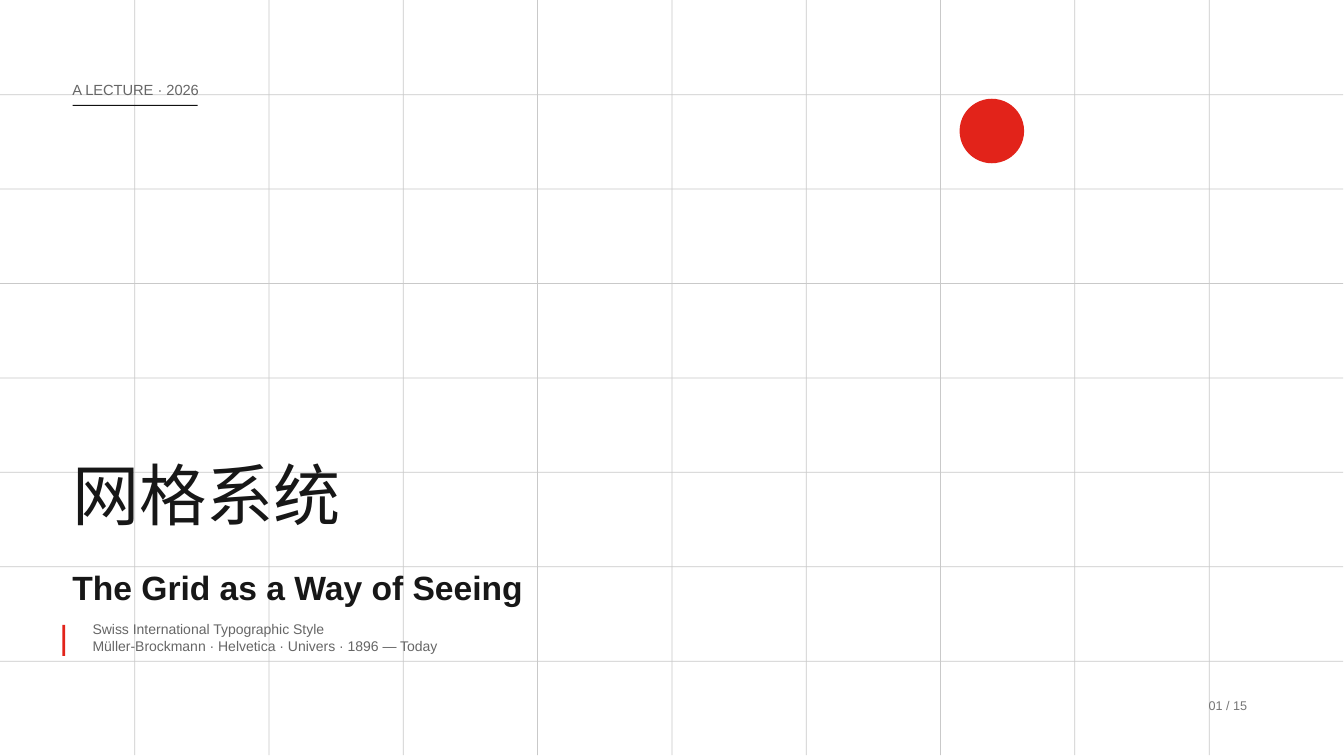
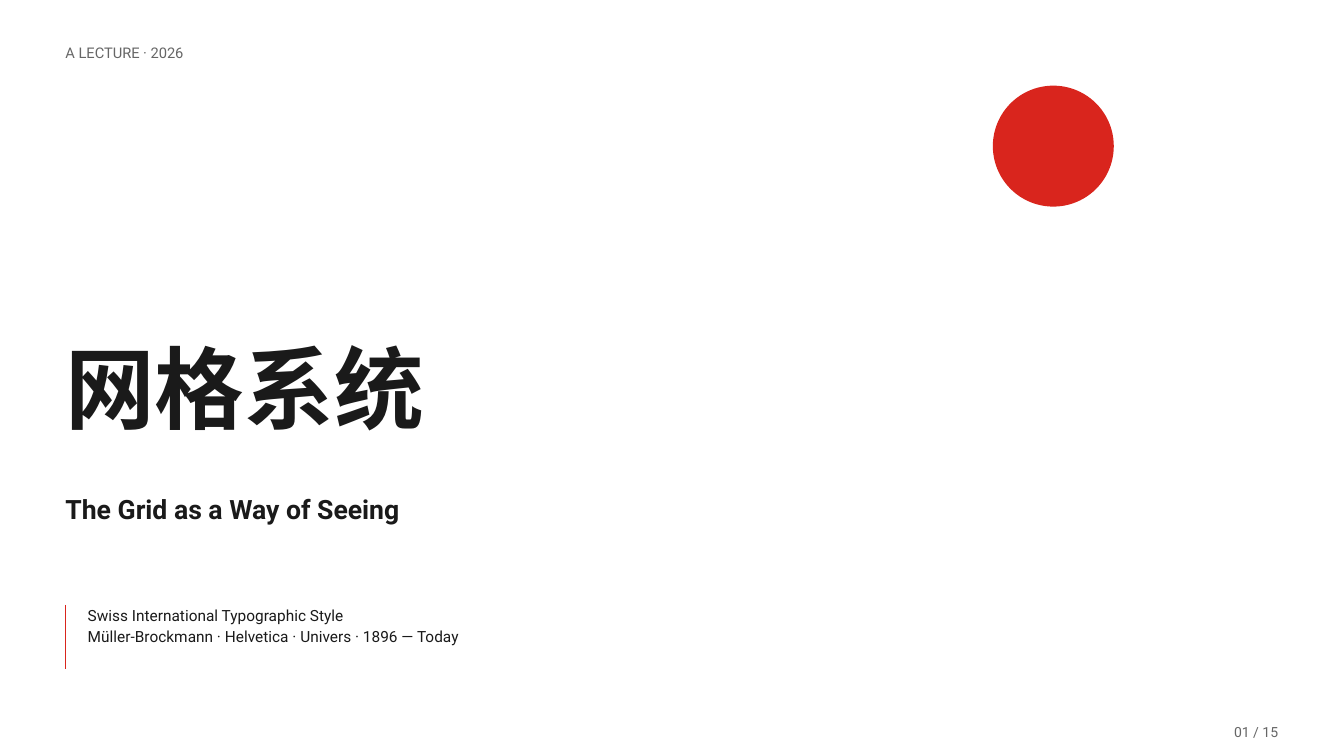
Before and after one commit to hustcer/pptx-nova, a slide deck: slide 1 of pptx-nova/assets/examples/swiss-grid/deck.pptx. Drawn at 1344x756 pixels with LibreOffice and Linux fonts; fonts in the diff are those of the drawing. Boxes give left, top, right and bottom in pixels: in the first picture for what was removed or moved away, otherwise in the second. Text is boxed around its words. In the diff, an @@ line names an element or a change of style, - is before the commit and + after.

```diff
--- a/pptx-nova/assets/examples/swiss-grid/deck.pptx
+++ b/pptx-nova/assets/examples/swiss-grid/deck.pptx
@@ rectangle removed at (134, 0, 135, 755) @@
@@ rectangle removed at (269, 0, 270, 755) @@
@@ rectangle removed at (403, 0, 404, 755) @@
@@ rectangle removed at (537, 0, 538, 755) @@
@@ rectangle removed at (671, 0, 673, 755) @@
@@ rectangle removed at (807, 0, 808, 755) @@
@@ rectangle removed at (941, 0, 942, 755) @@
@@ rectangle removed at (1075, 0, 1076, 755) @@
@@ rectangle removed at (1209, 0, 1210, 755) @@
@@ text "A LECTURE · 2026": place and size @@
-text "A LECTURE · 2026" at (72, 84, 199, 95)
+text "A LECTURE · 2026" at (65, 47, 184, 58)
@@ text "A LECTURE · 2026" at (65, 47, 184, 58): font Arial to Roboto; line spacing 1 to 1.1 @@
@@ ellipse: place and size @@
-ellipse at (960, 99, 1024, 163)
+ellipse at (993, 86, 1114, 207)
@@ ellipse at (993, 86, 1114, 207): fill #E2231A to #D9251D @@
@@ rectangle removed at (0, 95, 1343, 96) @@
@@ rectangle removed at (73, 105, 198, 106) @@
@@ rectangle removed at (0, 189, 1343, 190) @@
@@ rectangle removed at (0, 283, 1343, 284) @@
@@ text "网格系统": place and size @@
-text "网格系统" at (72, 463, 341, 526)
+text "网格系统" at (65, 345, 423, 431)
@@ text "网格系统" at (65, 345, 423, 431): size 48 to 64 pt, font Arial to Roboto, text colour #171717 to #1A1A1A, bold on; line spacing 1 to 1.1 @@
@@ rectangle removed at (0, 378, 1343, 379) @@
@@ rectangle removed at (0, 472, 1343, 473) @@
@@ text "The Grid as a Way ...": place and size @@
-text "The Grid as a Way ..." at (72, 575, 523, 607)
+text "The Grid as a Way ..." at (65, 498, 399, 525)
@@ text "The Grid as a Way ..." at (65, 498, 399, 525): size 24 to 19 pt, font Arial to Roboto, text colour #171717 to #1A1A1A; line spacing 1 to 1.1 @@
@@ rectangle removed at (0, 567, 1343, 568) @@
@@ rectangle removed at (63, 625, 66, 656) @@
@@ line added from (66, 605) to (66, 669), #D9251D 0.65 pt @@
@@ text "Swiss International Typographic Style": place and size @@
-text "Swiss International Typographic Style" at (93, 624, 437, 654)
+text "Swiss International Typographic Style" at (88, 609, 459, 646)
@@ text "Swiss International Typographic Style" at (88, 609, 459, 646): size 10 to 11 pt, font Arial to Roboto, text colour #666666 to #1A1A1A; line spacing 1 to 1.1 @@
@@ rectangle removed at (0, 661, 1343, 662) @@
@@ text "01 / 15": place and size @@
-text "01 / 15" at (1209, 701, 1247, 710)
+text "01 / 15" at (1234, 727, 1278, 737)
@@ text "01 / 15" at (1234, 727, 1278, 737): size 9 to 10 pt, font Arial to Roboto, text colour #767676 to #666666; line spacing 1 to 1.1 @@
```
Also in this commit, not shown: 14 other slides changed, 54 other files.
